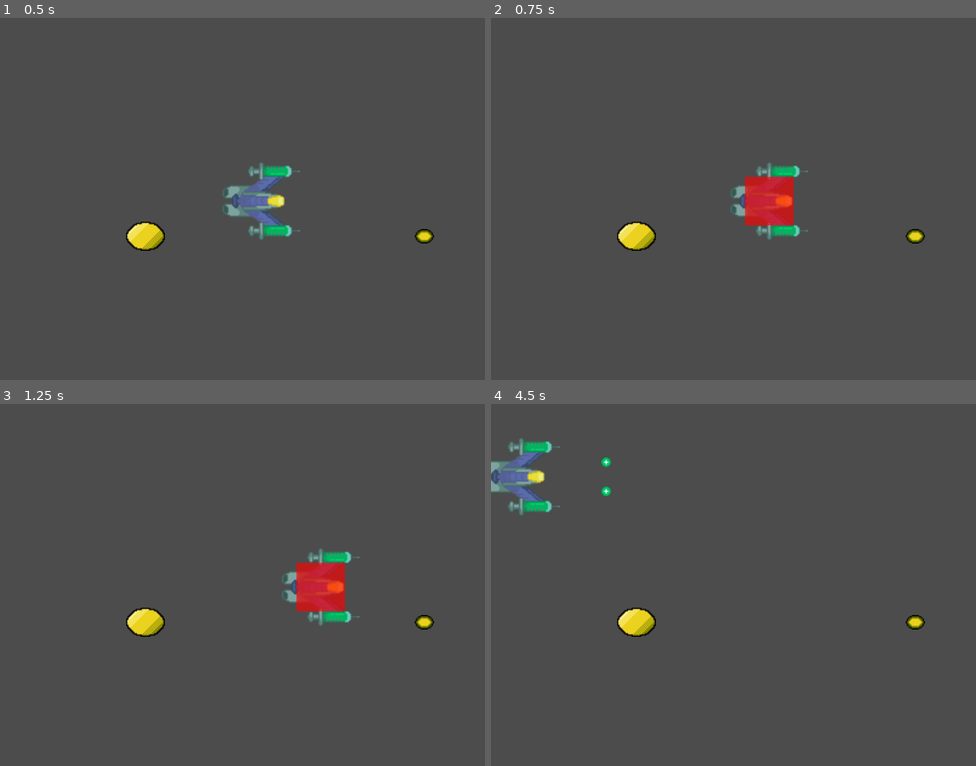
Above: before the commit, frames 1-4 (two rows, left to right).
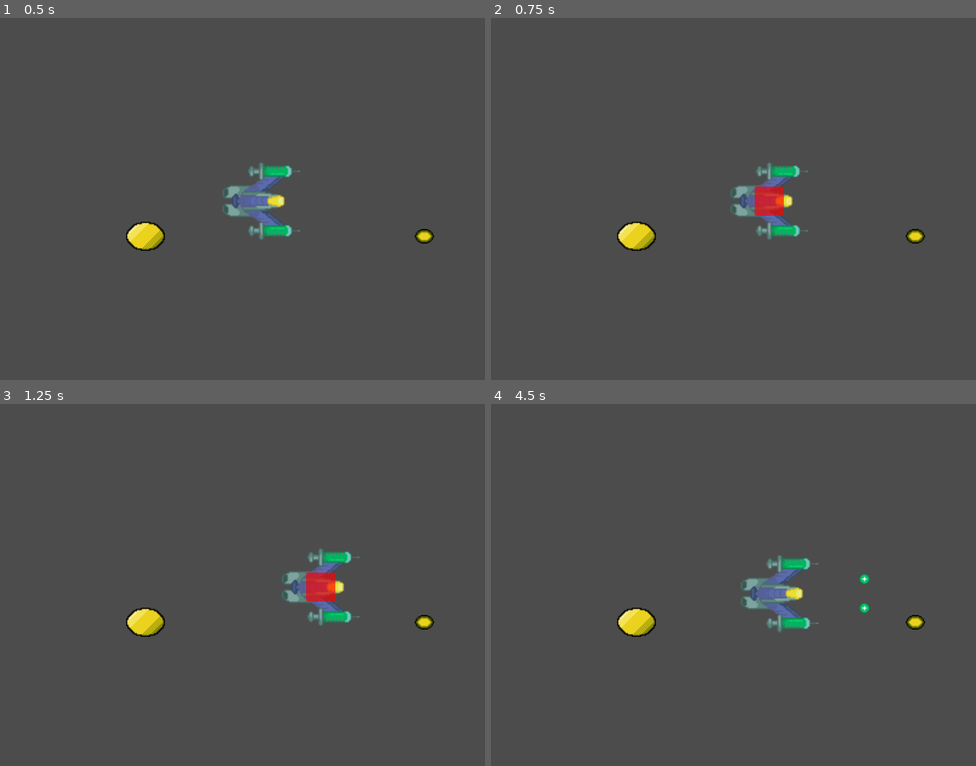
Above: after the commit, the same moments.

Repository: Yerdun/Pathogen
Game: Godot game, scene res://Assets/Scenes/Old Scenes/HitboxTest/HitboxTest.tscn
Same seed, same stepped clock (60 frames per second), same inputs: the game is played once before the commit and once after it. After the commit the project has no main scene; this scene is started directly in both runs. The engine's default icon, where the game draws it, is replaced by a stand-in: a white triangle on a blue panel in a dark square.
Inputs (mouse positions are in pixels of both pictures, inside the frame that each line leads up to):
- Up to frame 1 (0.5 s): no input
- Up to frame 2 (0.75 s): tap Enter at 0.5 s; move the mouse to (840, 180) at 0.52 s; hold Right (ui_right) from 0.53 s (still down); hold Shift (control_focus) from 0.53 s (still down)
- Up to frame 3 (1.25 s): keep holding Right (ui_right); keep holding Shift (control_focus)
- Up to frame 4 (4.5 s): move the mouse to (636, 603) at 1.27 s; release Right (ui_right) at 1.28 s; release Shift (control_focus) at 1.28 s; hold Down (ui_down) 1.28-2.03 s; tap B (copy) at 1.35 s; move the mouse to (782, 505) at 2.02 s; hold Right (ui_right) 2.03-2.78 s; hold Space (shoot) 2.03-2.78 s; move the mouse to (709, 657) at 2.77 s; hold Up (ui_up) 2.78-3.53 s; tap Shift (control_focus) at 2.85 s; move the mouse to (879, 639) at 3.52 s; hold B (copy) 3.53-4.28 s; hold Left (ui_left) from 3.53 s (still down); move the mouse to (588, 530) at 4.27 s; tap Space (shoot) at 4.35 s

Frame 1 is identical in both runs. In frame 2, 0.9% of the frame differs, in the area x 52-63%, y 43-58%; in frame 3, 0.9%; in frame 4, 3.3%, in the area x 0-78%, y 9-64%.

Commit message:
Minor changes

Diff:
--- a/Assets/Scenes/Bullet/Copy Bullet/Copy Bullet.tscn
+++ b/Assets/Scenes/Bullet/Copy Bullet/Copy Bullet.tscn
@@ -4,7 +4,7 @@
 [ext_resource path="res://Assets/Scenes/Bullet/Copy Bullet/Copy Bullet.gd" type="Script" id=2]
 
 [sub_resource type="RectangleShape2D" id=1]
-extents = Vector2( 12.3952, 15.7948 )
+extents = Vector2( 12, 16 )
 
 [node name="Copy Bullet" type="Area2D"]
 script = ExtResource( 2 )
--- a/Assets/Scenes/Bullet/Enemy Bullet/Enemy Bullet.gd
+++ b/Assets/Scenes/Bullet/Enemy Bullet/Enemy Bullet.gd
@@ -1,4 +1,4 @@
-extends Area2D
+extends KinematicBody2D
 
 
 # Declare member variables here. Examples:
--- a/Assets/Scenes/Bullet/Enemy Bullet/Enemy Bullet.tscn
+++ b/Assets/Scenes/Bullet/Enemy Bullet/Enemy Bullet.tscn
@@ -4,10 +4,9 @@
 [ext_resource path="res://Assets/Scenes/Bullet/Enemy Bullet/Enemy Bullet.gd" type="Script" id=2]
 
 [sub_resource type="CapsuleShape2D" id=1]
-radius = 12.0055
-height = 8.4684
+height = 8.0
 
-[node name="Enemy Bullet" type="Area2D"]
+[node name="Enemy Bullet" type="KinematicBody2D"]
 script = ExtResource( 2 )
 speed = 400
 
--- /dev/null
+++ b/Assets/Scenes/Bullet/Enemy Bullet/Enemy Piercing Bullet.tscn
@@ -0,0 +1,15 @@
+[gd_scene load_steps=4 format=2]
+
+[ext_resource path="res://Assets/Scenes/Bullet/Enemy Bullet/Enemy Bullet.tscn" type="PackedScene" id=1]
+[ext_resource path="res://Assets/Sprites/Projectiles/enemy_piercing_shot.png" type="Texture" id=2]
+
+[sub_resource type="RectangleShape2D" id=1]
+extents = Vector2( 8, 16 )
+
+[node name="Enemy Piercing Bullet" instance=ExtResource( 1 )]
+
+[node name="Sprite" parent="." index="0"]
+texture = ExtResource( 2 )
+
+[node name="Hitbox" parent="." index="1"]
+shape = SubResource( 1 )
--- a/Assets/Scenes/Enemy/Basic Enemy/Enemy.tscn
+++ b/Assets/Scenes/Enemy/Basic Enemy/Enemy.tscn
@@ -4,12 +4,13 @@
 [ext_resource path="res://Assets/Scenes/Enemy/Basic Enemy/Enemy.gd" type="Script" id=2]
 
 [sub_resource type="RectangleShape2D" id=1]
-extents = Vector2( 31.0658, 31.3185 )
+extents = Vector2( 32, 32 )
 
 [node name="Enemy" type="RigidBody2D" groups=[
 "enemies",
 ]]
 collision_layer = 2
+z_index = 1
 gravity_scale = 0.0
 script = ExtResource( 2 )
 __meta__ = {
@@ -17,6 +18,7 @@
 }
 
 [node name="Hitbox" type="CollisionShape2D" parent="."]
+z_index = 1
 shape = SubResource( 1 )
 
 [node name="Sprite" type="Sprite" parent="."]
--- a/Assets/Scenes/Enemy/Piercer Enemy/Piercer Enemy.gd
+++ b/Assets/Scenes/Enemy/Piercer Enemy/Piercer Enemy.gd
@@ -8,7 +8,7 @@
 
 # Called when the node enters the scene tree for the first time.
 func _ready():
-	pass # Replace with function body.
+	$"Hitbox".shape.extents = Vector2(32,24)
 
 
 # Called every frame. 'delta' is the elapsed time since the previous frame.
--- a/Assets/Scenes/Player/Player.gd
+++ b/Assets/Scenes/Player/Player.gd
@@ -50,12 +50,15 @@
 		$"Bullet Control".CurrentCharge = $"Bullet Control".MaxCharge	# Max copy charge if colliding with copy charger
 		body.queue_free()	# Remove body
 
-	else:	# If colliding with anything else (enemy, bullet)
+	elif is_dead == false:	# If colliding with anything else eg. enemy, bullet, die (don't allow dying while respawning)
 		lives -= 1	# Subtract one life
 		$PlayerAnimation.play("death")	# Play death animation (placeholder blank)
 		is_dead = true	# Set is_dead variable to true, to lock control
 		yield(get_tree().create_timer(0.5), "timeout")	# Wait half a second
-		position.x = 160	# Reset player position (temporarily the Player node position defaults, change later)
-		position.y = 120
-		$PlayerAnimation.play("default")	# Return to default animation
-		is_dead = false	# Change is_dead to false to regain control
+		if lives >= 1:	# When player still has lives
+			position.x = 160	# Reset player position (temporarily the Player node position defaults, change later)
+			position.y = 120
+			$PlayerAnimation.play("default")	# Return to default animation
+			is_dead = false	# Change is_dead to false to regain control
+		else:	# Game over routine
+			print("game over yeah")
--- a/Assets/Scenes/Player/Player.tscn
+++ b/Assets/Scenes/Player/Player.tscn
@@ -32,7 +32,7 @@
 } ]
 
 [sub_resource type="RectangleShape2D" id=3]
-extents = Vector2( 20, 20 )
+extents = Vector2( 12, 12 )
 
 [node name="Player" type="Area2D"]
 position = Vector2( 160, 120 )
--- a/Assets/Scenes/Test Scenes/Enemy Tester.tscn
+++ /dev/null
@@ -1,28 +0,0 @@
-[gd_scene load_steps=4 format=2]
-
-[ext_resource path="res://Assets/Scenes/Enemy/Bomb Enemy/Bomb Enemy.tscn" type="PackedScene" id=1]
-[ext_resource path="res://Assets/Scenes/Test Scenes/Enemy Tester.gd" type="Script" id=2]
-[ext_resource path="res://Assets/Scenes/Enemy/Piercer Enemy/Piercer Enemy.tscn" type="PackedScene" id=3]
-
-[node name="Node" type="Node"]
-script = ExtResource( 2 )
-
-[node name="Bomb Enemy" parent="." instance=ExtResource( 1 )]
-position = Vector2( 770.23, 282.877 )
-collision_layer = 1
-
-[node name="Button" type="Button" parent="."]
-margin_left = 637.797
-margin_top = 28.6055
-margin_right = 758.797
-margin_bottom = 48.6055
-text = "Make he explode"
-__meta__ = {
-"_edit_use_anchors_": false
-}
-
-[node name="Piercer Enemy" parent="." instance=ExtResource( 3 )]
-position = Vector2( 760.695, 166.336 )
-collision_layer = 1
-
-[connection signal="pressed" from="Button" to="." method="_on_Button_pressed"]
--- a/Assets/Scenes/Test Scenes/fun times.tscn
+++ /dev/null
@@ -1,26 +0,0 @@
-[gd_scene load_steps=4 format=2]
-
-[ext_resource path="res://Assets/Scenes/Enemy/Bomb Enemy/Bomb Enemy.tscn" type="PackedScene" id=1]
-[ext_resource path="res://Assets/Scenes/Test Scenes/Enemy Tester.gd" type="Script" id=2]
-[ext_resource path="res://Assets/Scenes/Enemy/Piercer Enemy/Piercer Enemy.tscn" type="PackedScene" id=3]
-
-[node name="Node" type="Node"]
-script = ExtResource( 2 )
-
-[node name="Bomb Enemy" parent="." instance=ExtResource( 1 )]
-position = Vector2( 770.23, 282.877 )
-
-[node name="Button" type="Button" parent="."]
-margin_left = 637.797
-margin_top = 28.6055
-margin_right = 758.797
-margin_bottom = 48.6055
-text = "Make he explode"
-__meta__ = {
-"_edit_use_anchors_": false
-}
-
-[node name="Enemy" parent="." instance=ExtResource( 3 )]
-position = Vector2( 760.695, 166.336 )
-
-[connection signal="pressed" from="Button" to="." method="_on_Button_pressed"]
--- a/project.godot
+++ b/project.godot
@@ -11,7 +11,7 @@
 [application]
 
 config/name="Pathogen"
-run/main_scene="res://Assets/Scenes/Test Scenes/Copy Tester.tscn"
+run/main_scene="res://Assets/Scenes/Test Scenes/Enemy Tester.tscn"
 config/icon="res://icon.png"
 
 [display]
Binary file changed: Assets/Scenes/Player/FocusHitbox.png
Binary file added: Assets/Sprites/Projectiles/enemy_piercing_shot.png
Not shown, added: Assets/Sprites/Projectiles/enemy_piercing_shot.png.import
